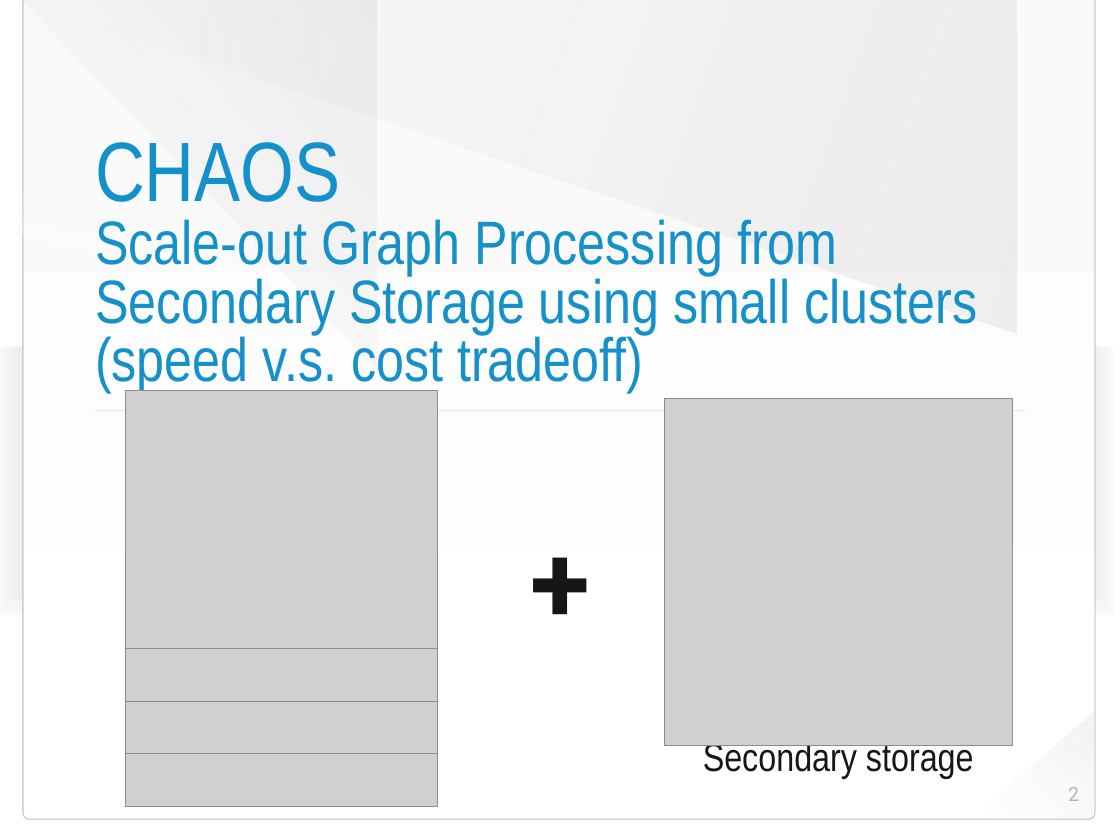
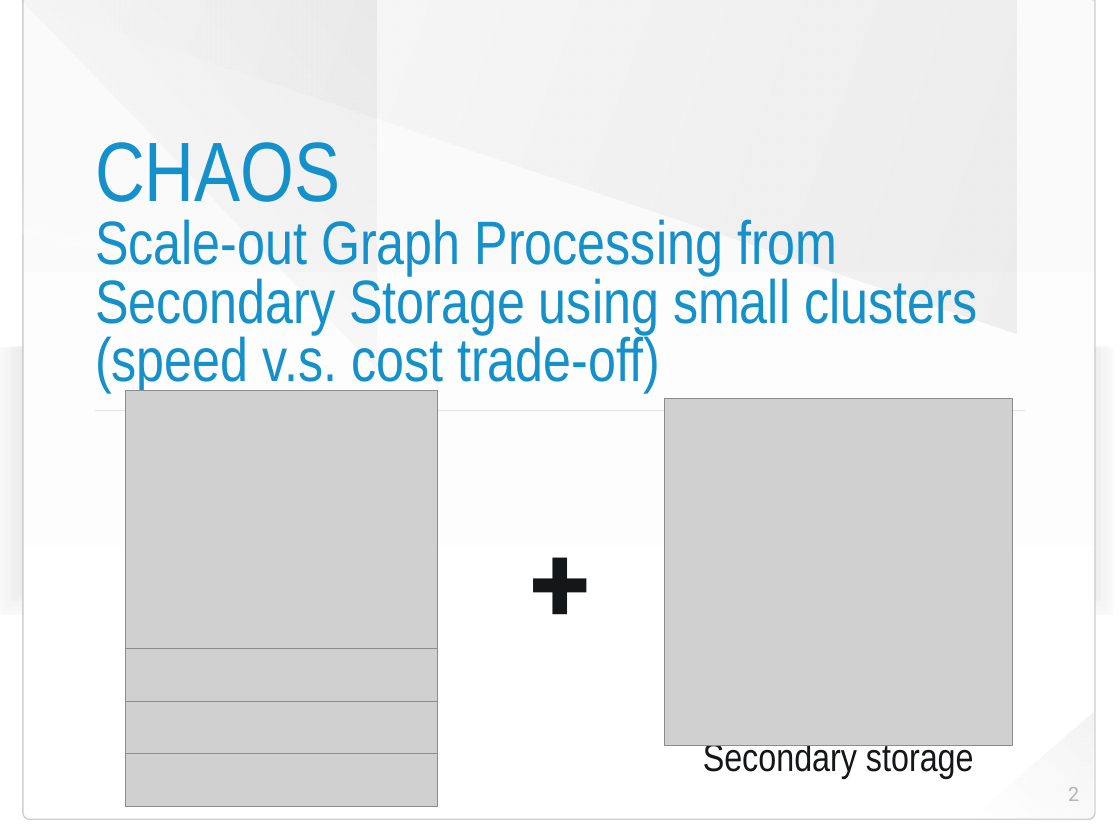
Before and after one commit to HaprianVlad/chaos, a slide deck: slide 2 of presentation.odp. Drawn at 1120x840 pixels with LibreOffice and Linux fonts; fonts in the diff are those of the drawing; grey boxes stand for pictures; background and template pictures are left out. Boxes give left, top, right and bottom in pixels: in the first picture for what was removed or moved away, otherwise in the second. Text is boxed around its words. In the diff, an @@ line names an element or a change of style, - is before the commit and + after.

```diff
--- a/presentation.odp
+++ b/presentation.odp
@@ title at (95, 142, 977, 392): text changed @@
-CHAOS
-Scale-out Graph Processing from Secondary Storage using small clusters (speed v.s. cost tradeoff)
+CHAOS
+Scale-out Graph Processing from Secondary Storage using small clusters (speed v.s. cost trade-off)
```
Also in this commit, not shown: 7 other slides changed, 4 slides added, 1 slide removed, 2 other files.
